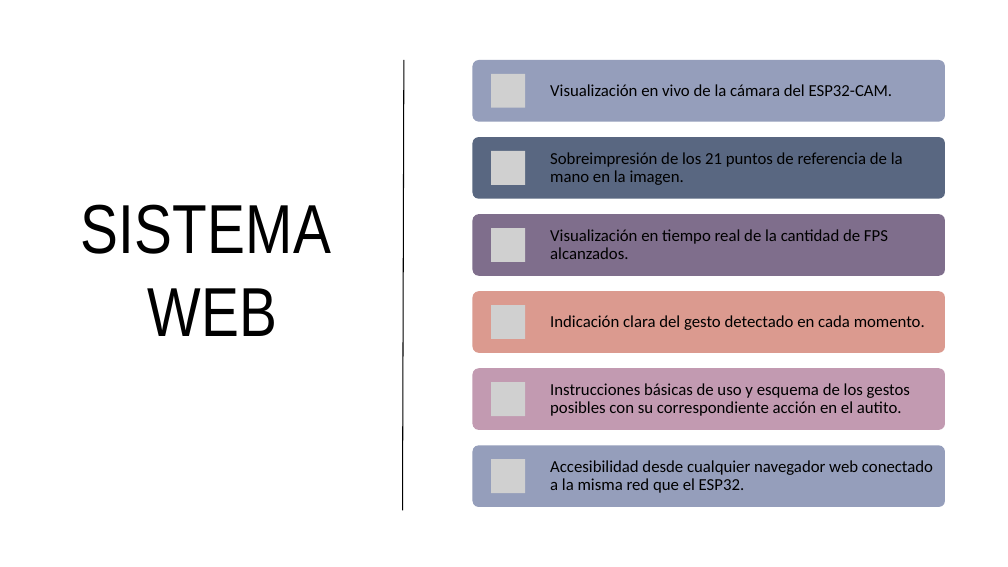
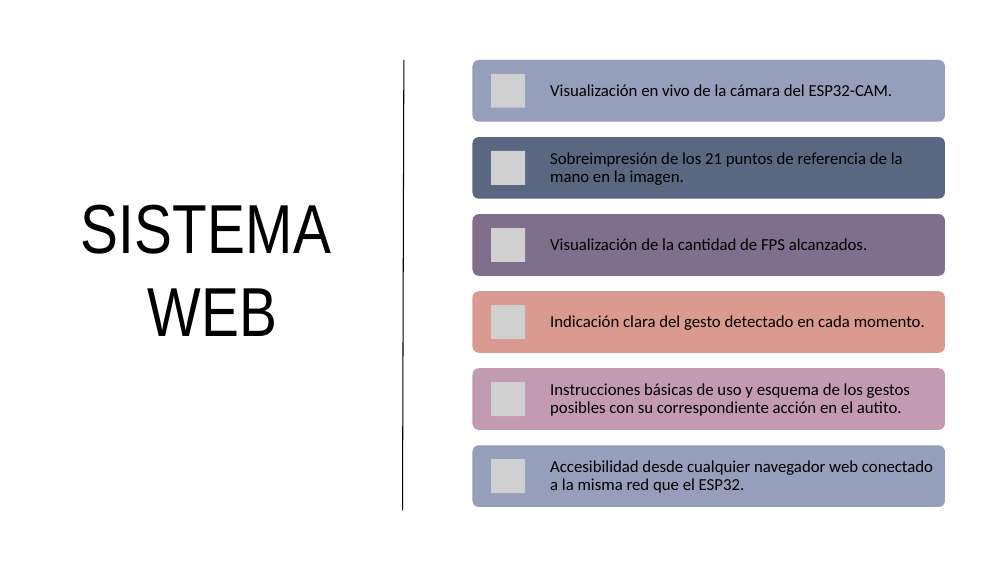
Before and after one commit to joacochanquia/ArchivoFacu, a slide deck: slide 11 of 10moSemestre/TdP2/E1-PlanProyecto/A4 Plan de Proyecto.pptx (slide 10 before the commit). Drawn at 1008x567 pixels with LibreOffice and Linux fonts; fonts in the diff are those of the drawing; grey boxes stand for pictures. Boxes give left, top, right and bottom in pixels: in the first picture for what was removed or moved away, otherwise in the second. Text is boxed around its words. In the diff, an @@ line names an element or a change of style, - is before the commit and + after.

```diff
--- a/10moSemestre/TdP2/E1-PlanProyecto/A4 Plan de Proyecto.pptx
+++ b/10moSemestre/TdP2/E1-PlanProyecto/A4 Plan de Proyecto.pptx
@@ text at [550,238,867,250]: text changed @@
-Visualización en tiempo real de la cantidad de FPS alcanzados.
+Visualización de la cantidad de FPS alcanzados.
```
Also in this commit, not shown: 1 other slide changed, 5 slides added, 4 slides removed, 13 other files.
